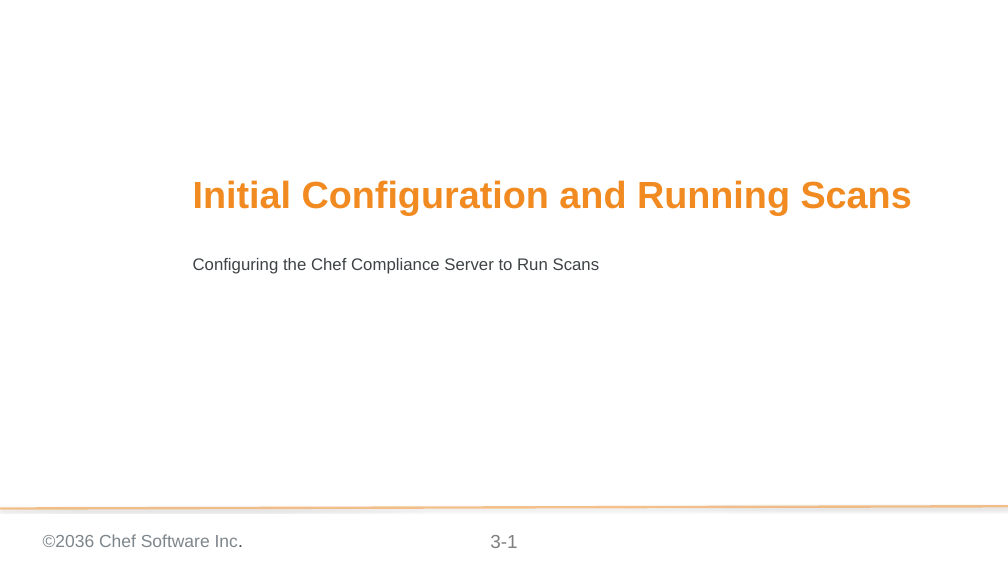
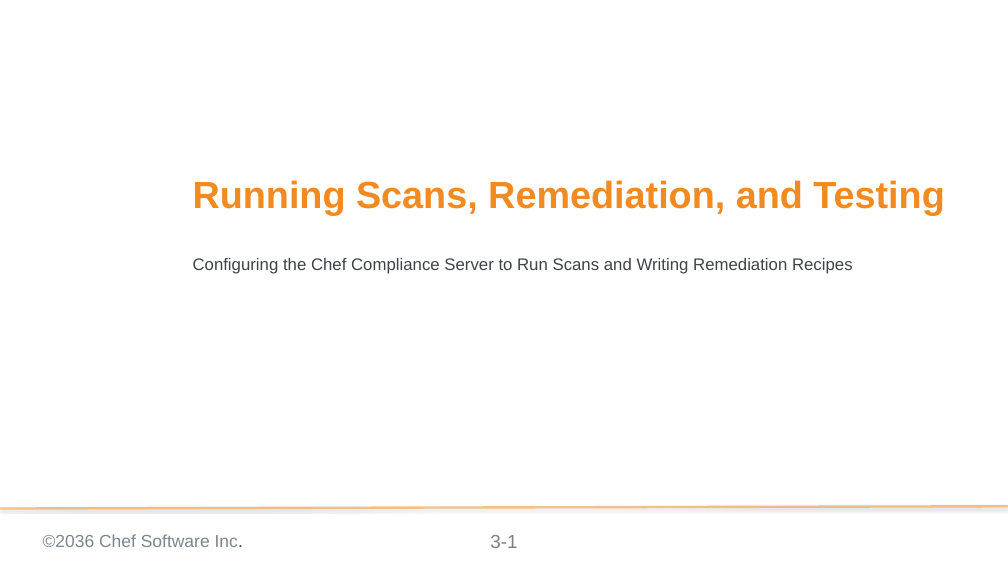
Before and after one commit to bchamby/chef-compliance-installation-configuration-operation, a slide deck: slide 1 of 03-initial-configuration-scans.pptx. Drawn at 1008x567 pixels with LibreOffice and Linux fonts; fonts in the diff are those of the drawing; background and template pictures are left out. Boxes give left, top, right and bottom in pixels: in the first picture for what was removed or moved away, otherwise in the second. Text is boxed around its words. In the diff, an @@ line names an element or a change of style, - is before the commit and + after.

```diff
--- a/03-initial-configuration-scans.pptx
+++ b/03-initial-configuration-scans.pptx
@@ title at [193,180,944,215]: text changed @@
-Initial Configuration and Running Scans
+Running Scans, Remediation, and Testing
@@ text at [193,258,853,274]: text changed @@
-Configuring the Chef Compliance Server to Run Scans
+Configuring the Chef Compliance Server to Run Scans and Writing Remediation Recipes
```
Also in this commit, not shown: 4 other slides changed.
